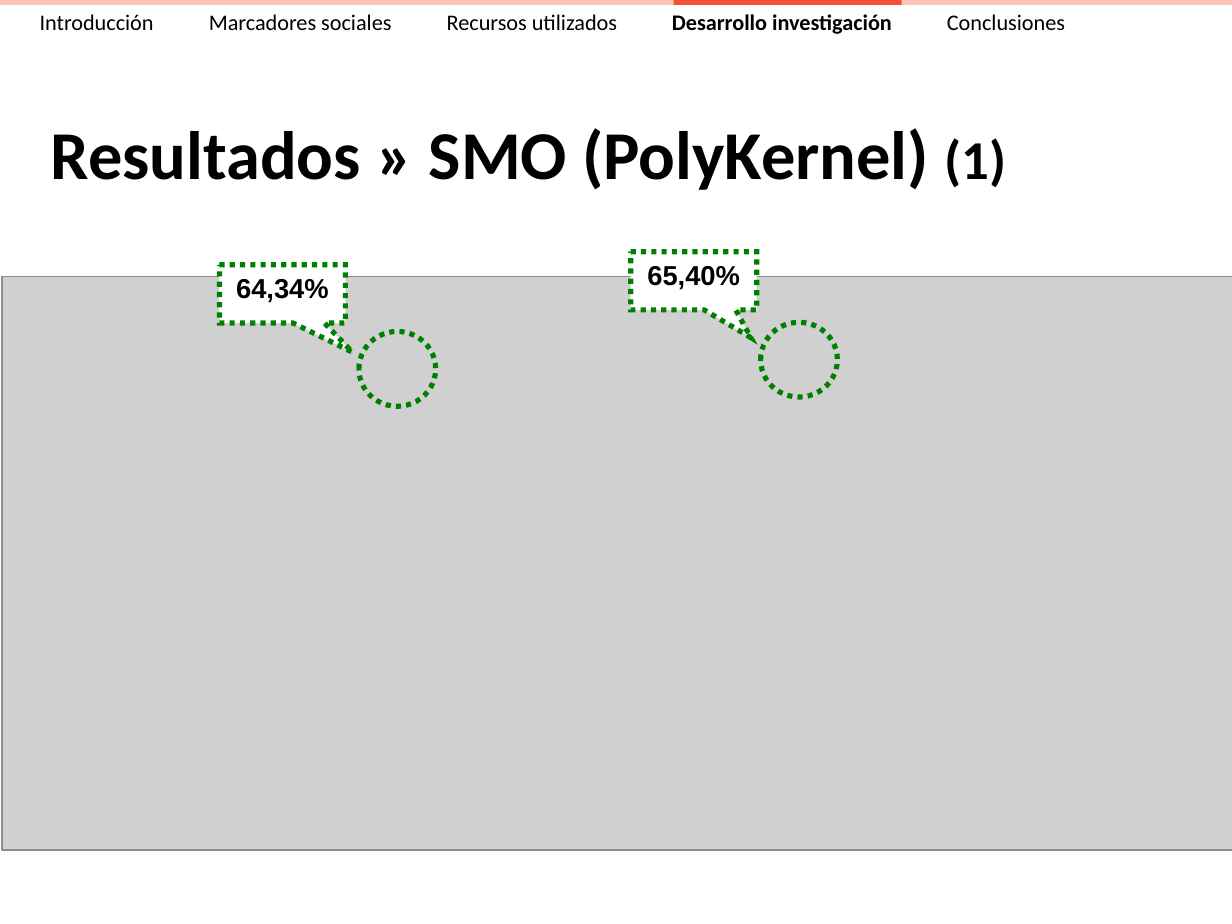
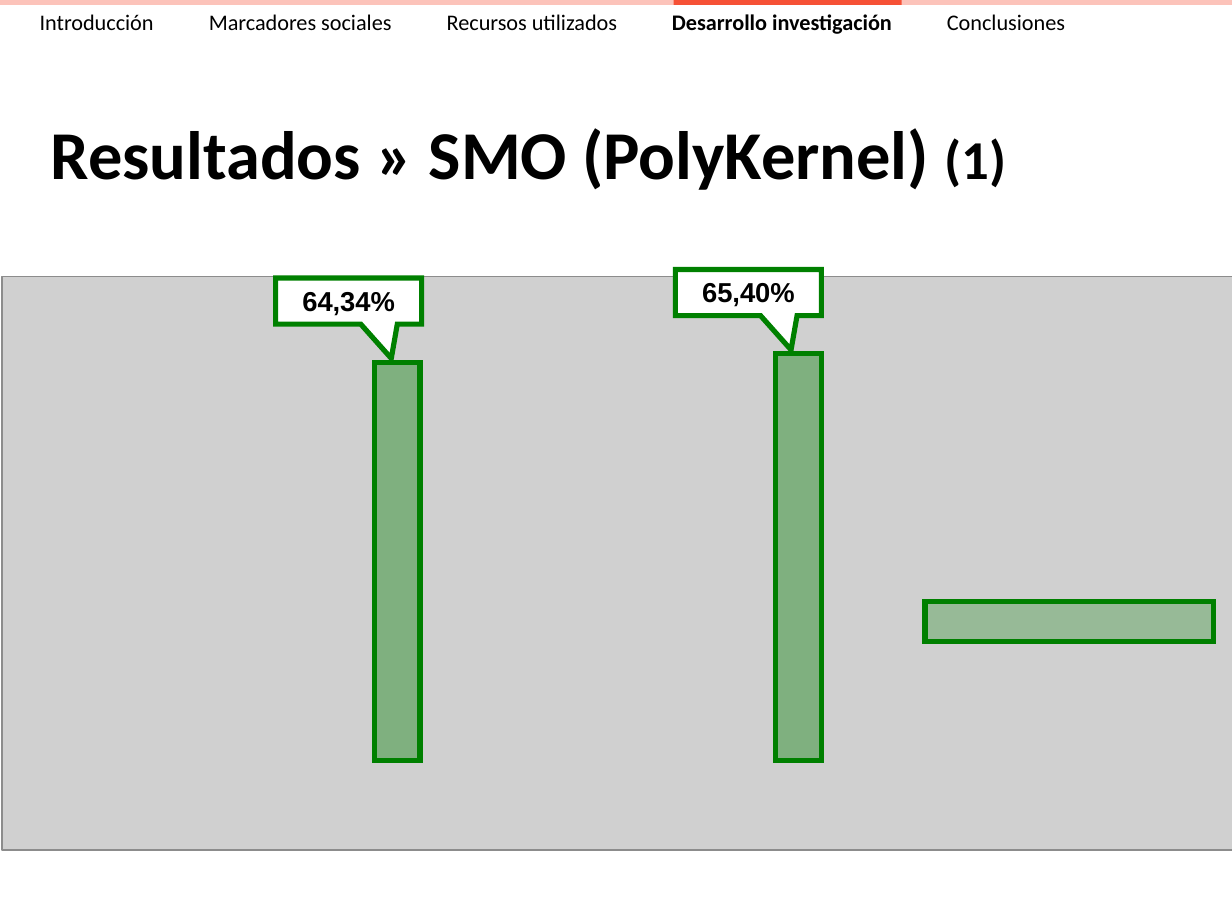
Before and after one commit to ak907kenai/nicotournetesis, a slide deck: slide 25 of docs_trunk/Presentación/Nicolás Tourné - Presentación Tesis (v2.3).ppt (slide 24 before the commit). Drawn at 1232x924 pixels with LibreOffice and Linux fonts; fonts in the diff are those of the drawing; grey boxes stand for pictures. Boxes give left, top, right and bottom in pixels: in the first picture for what was removed or moved away, otherwise in the second. Text is boxed around its words. In the diff, an @@ line names an element or a change of style, - is before the commit and + after.

```diff
--- a/docs_trunk/Presentación/Nicolás Tourné - Presentación Tesis (v2.3).ppt
+++ b/docs_trunk/Presentación/Nicolás Tourné - Presentación Tesis (v2.3).ppt
@@ speech box "64,34%" at [276, 278, 423, 324]: line spacing 1 to 18.9pt; outline #008000 3 pt dashed to #008000 3 pt; proportions changed @@
@@ speech box "64,34%": place and size @@
-speech box "64,34%" at [219, 265, 345, 323]
+speech box "64,34%" at [276, 278, 423, 324]
@@ speech box "65,40%": place and size @@
-speech box "65,40%" at [631, 251, 756, 309]
+speech box "65,40%" at [675, 270, 822, 315]
@@ speech box "65,40%" at [675, 270, 822, 315]: line spacing 1 to 18.9pt; outline #008000 3 pt dashed to #008000 3 pt; proportions changed @@
@@ ellipse removed at [760, 323, 837, 398] @@
@@ ellipse removed at [359, 331, 435, 407] @@
@@ rectangle added at [776, 354, 822, 760], fill #008000 at 39% opacity, outline #008000 3 pt @@
@@ rectangle added at [375, 362, 420, 760], fill #008000 at 39% opacity, outline #008000 3 pt @@
@@ rectangle added at [925, 601, 1214, 642], fill #008000 at 27% opacity, outline #008000 3 pt @@
```
Also in this commit, not shown: 15 other slides changed, 1 slide added, 1 other file.
